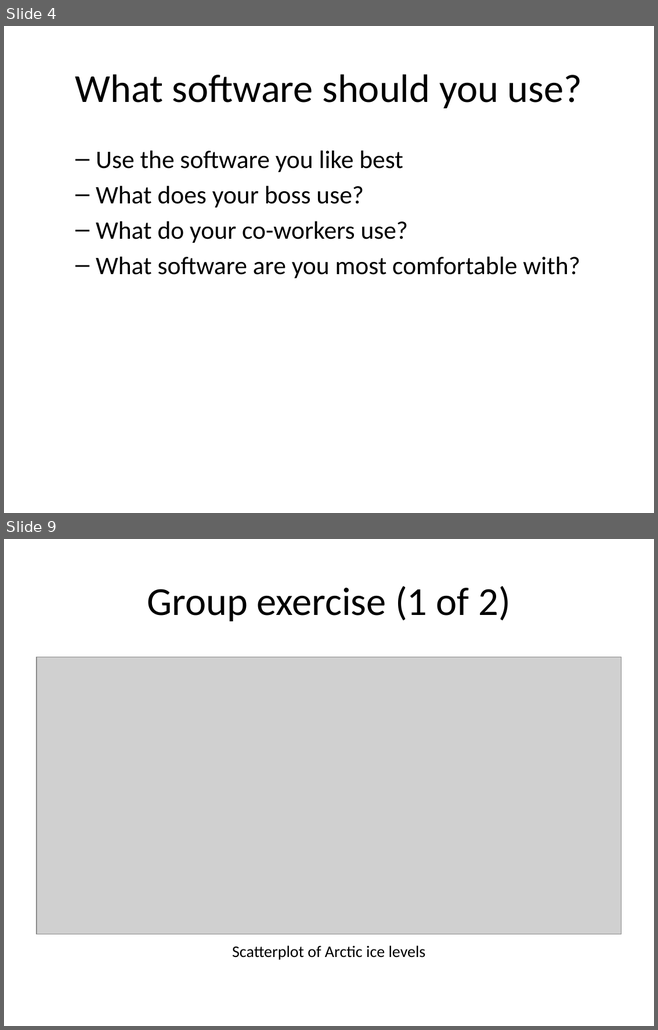
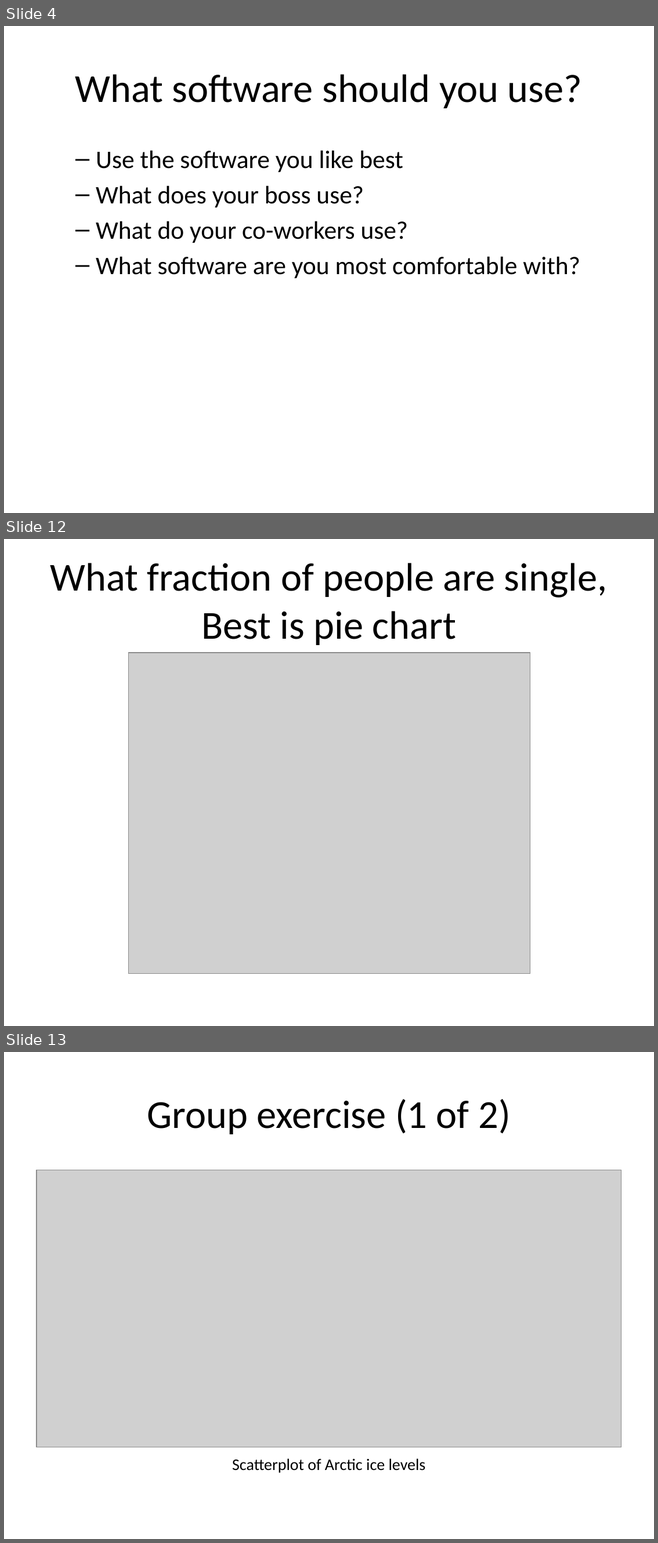
Before and after one commit to pmean/data-visualization, a slide deck: data-viz-01/src/v01-main-scatterplots.pptx. Shown one above the other, each under a label of ours: slides 4 and 9 before the commit, slides 4, 12 and 13 after it; the slides between them are not shown. The pictures are 658x1030 and 658x1543 pixels, drawn with LibreOffice and Linux fonts; fonts in the diff are those of the drawing; grey boxes stand for pictures. Boxes give left, top, right and bottom in pixels: in the first picture for what was removed or moved away, otherwise in the second. Text is boxed around its words. In the diff, an @@ line names an element or a change of style, - is before the commit and + after.

Commit message:
Started bar and pie chart example in v01.

```diff
--- a/data-viz-01/src/v01-main-scatterplots.pptx
+++ b/data-viz-01/src/v01-main-scatterplots.pptx
@@ slide 12 added at (4, 539, 654, 1026), background #FFFFFF @@
@@ title added at (50, 563, 607, 645), 44 pt, text #000000 @@
+What fraction of people are single, Best is pie chart
@@ picture added at (129, 653, 530, 973) @@
@@ what was slide 9 is now slide 13 @@
```
Also in this commit, not shown: 7 other slides added, 4 slides removed, 7 other files.
